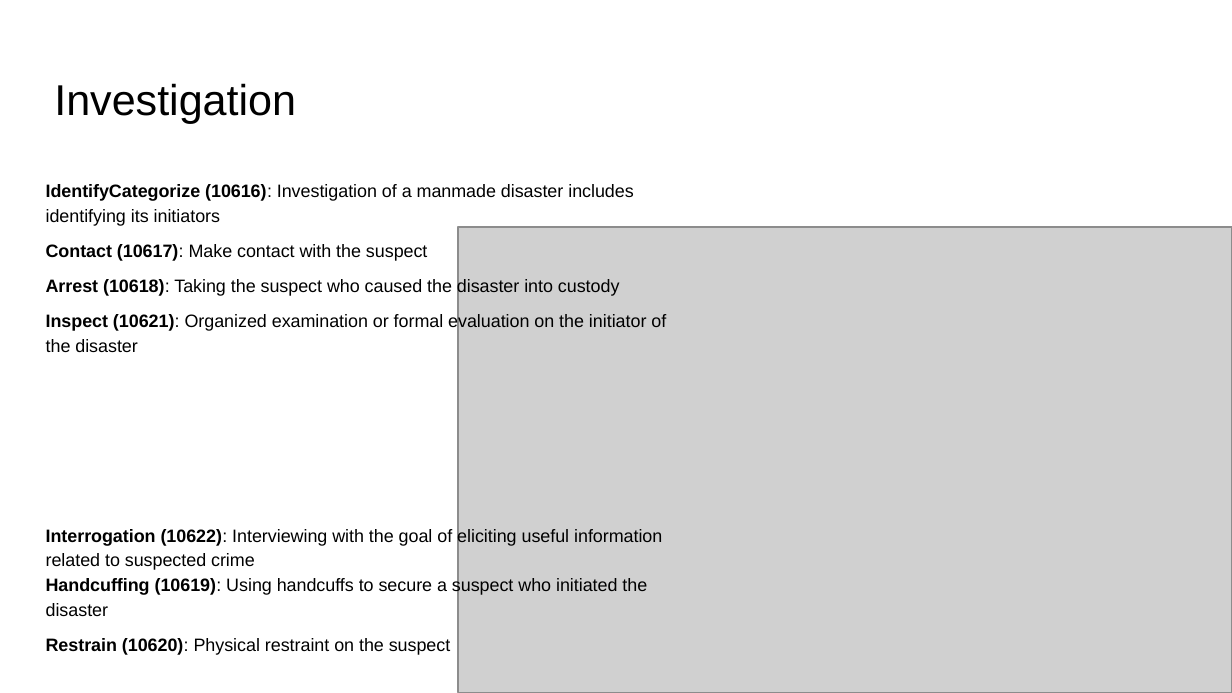
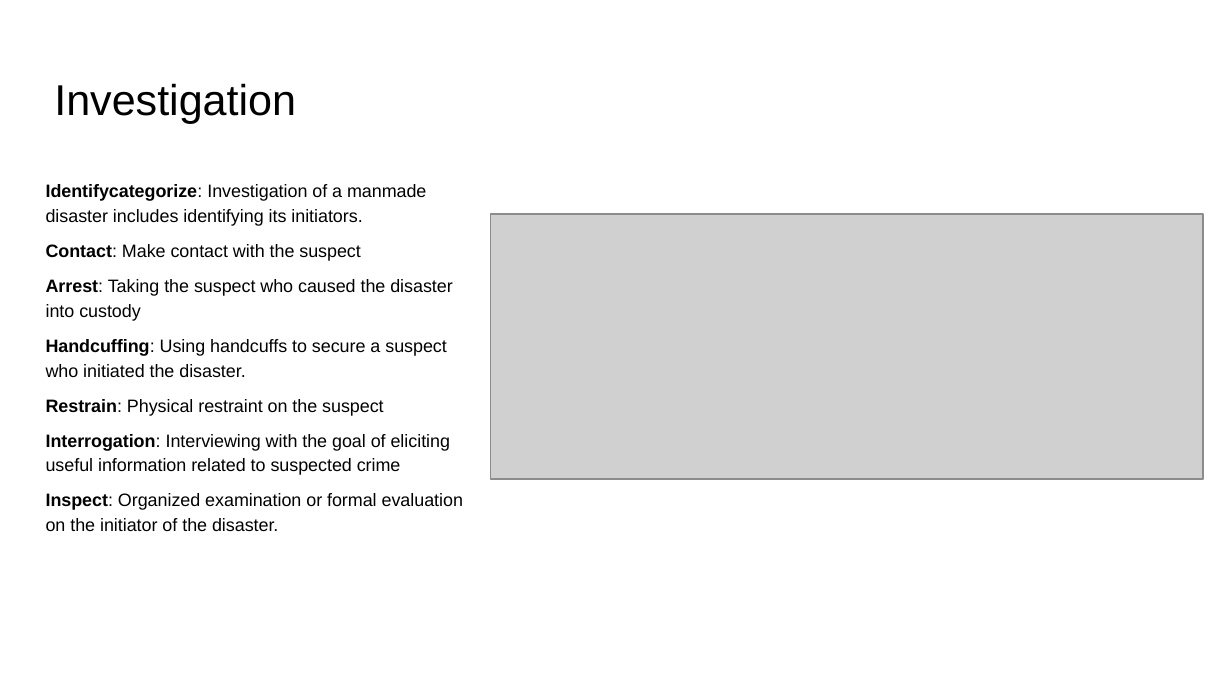
Before and after one commit to RESIN-KAIROS/schemalib, a slide deck: slide 6 of hrf/disaster_and_rescue.pptx. Drawn at 1232x693 pixels with LibreOffice and Linux fonts; fonts in the diff are those of the drawing; grey boxes stand for pictures. Boxes give left, top, right and bottom in pixels: in the first picture for what was removed or moved away, otherwise in the second. Text is boxed around its words. In the diff, an @@ line names an element or a change of style, - is before the commit and + after.

Commit message:
Update disaster and rescue slides

```diff
--- a/hrf/disaster_and_rescue.pptx
+++ b/hrf/disaster_and_rescue.pptx
@@ text at (x1=46, y1=184, x2=463, y2=531): text changed @@
-IdentifyCategorize (10616): Investigation of a manmade disaster includes identifying its initiators
-Contact (10617): Make contact with the suspect
-Arrest (10618): Taking the suspect who caused the disaster into custody
-Inspect (10621): Organized examination or formal evaluation on the initiator of the disaster
-Interrogation (10622): Interviewing with the goal of eliciting useful information related to suspected crime
-Handcuffing (10619): Using handcuffs to secure a suspect who initiated the disaster
-Restrain (10620): Physical restraint on the suspect
+Identifycategorize: Investigation of a manmade disaster includes identifying its initiators.
+Contact: Make contact with the suspect
+Arrest: Taking the suspect who caused the disaster into custody
+Handcuffing: Using handcuffs to secure a suspect who initiated the disaster.
+Restrain: Physical restraint on the suspect
+Interrogation: Interviewing with the goal of eliciting useful information related to suspected crime
+Inspect: Organized examination or formal evaluation on the initiator of the disaster.
@@ picture removed at (x1=458, y1=227, x2=1232, y2=692) @@
@@ picture added at (x1=490, y1=214, x2=1202, y2=479) @@
```
Also in this commit, not shown: 5 other slides changed.
